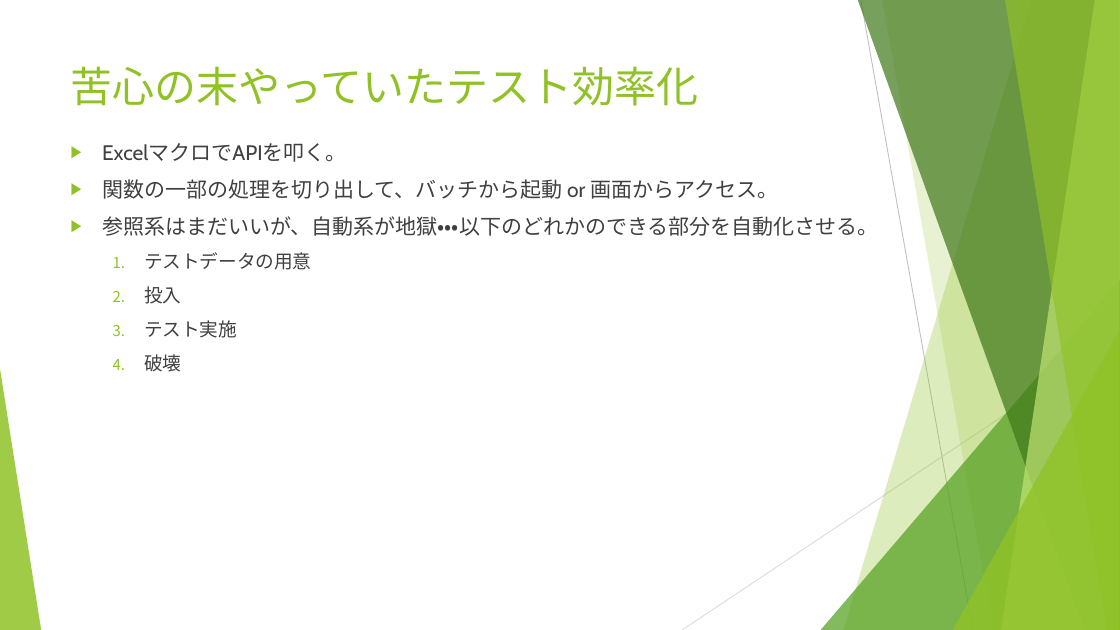
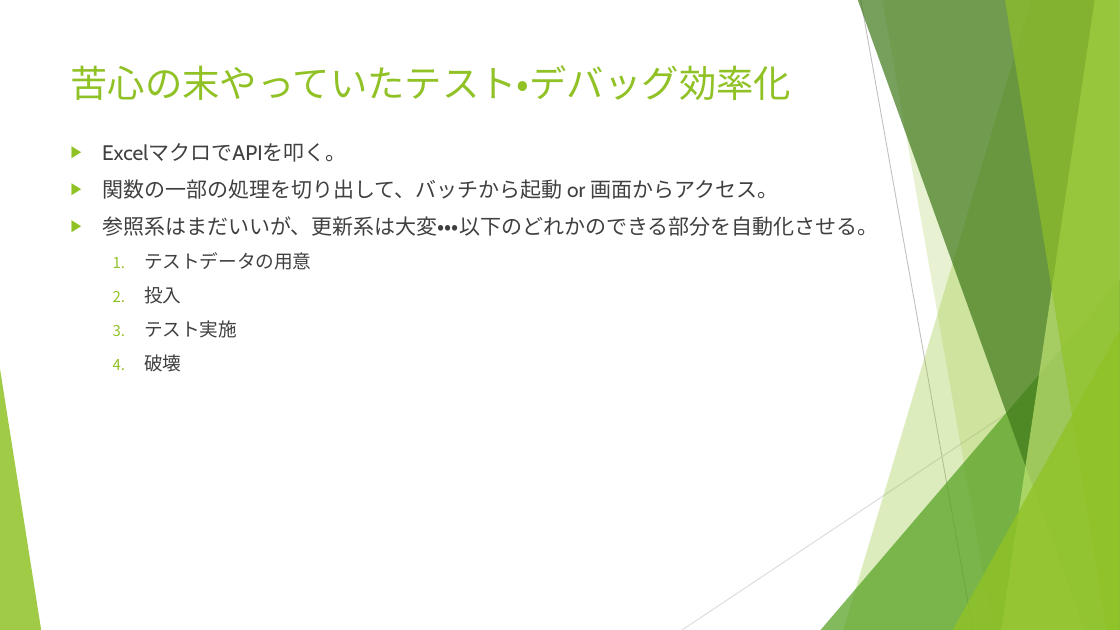
Before and after one commit to umanari145/test_and_debug, a slide deck: slide 5 of test_debug_report.pptx. Drawn at 1120x630 pixels with LibreOffice and Linux fonts; fonts in the diff are those of the drawing. Boxes give left, top, right and bottom in pixels: in the first picture for what was removed or moved away, otherwise in the second. Text is boxed around its words. In the diff, an @@ line names an element or a change of style, - is before the commit and + after.

Commit message:
パワポを更新

```diff
--- a/test_debug_report.pptx
+++ b/test_debug_report.pptx
@@ title at <box>71,65,791,100</box>: text changed; size 36 to 32 pt @@
-苦心の末やっていたテスト効率化
+苦心の末やっていたテスト・デバッグ効率化
@@ text at <box>102,216,879,236</box>: text changed @@
-▶ 参照系はまだいいが、自動系が地獄・・・以下のどれかのできる部分を自動化させる。
+▶ 参照系はまだいいが、更新系は大変・・・以下のどれかのできる部分を自動化させる。
```
Also in this commit, not shown: 6 other slides changed, 1 other file.
